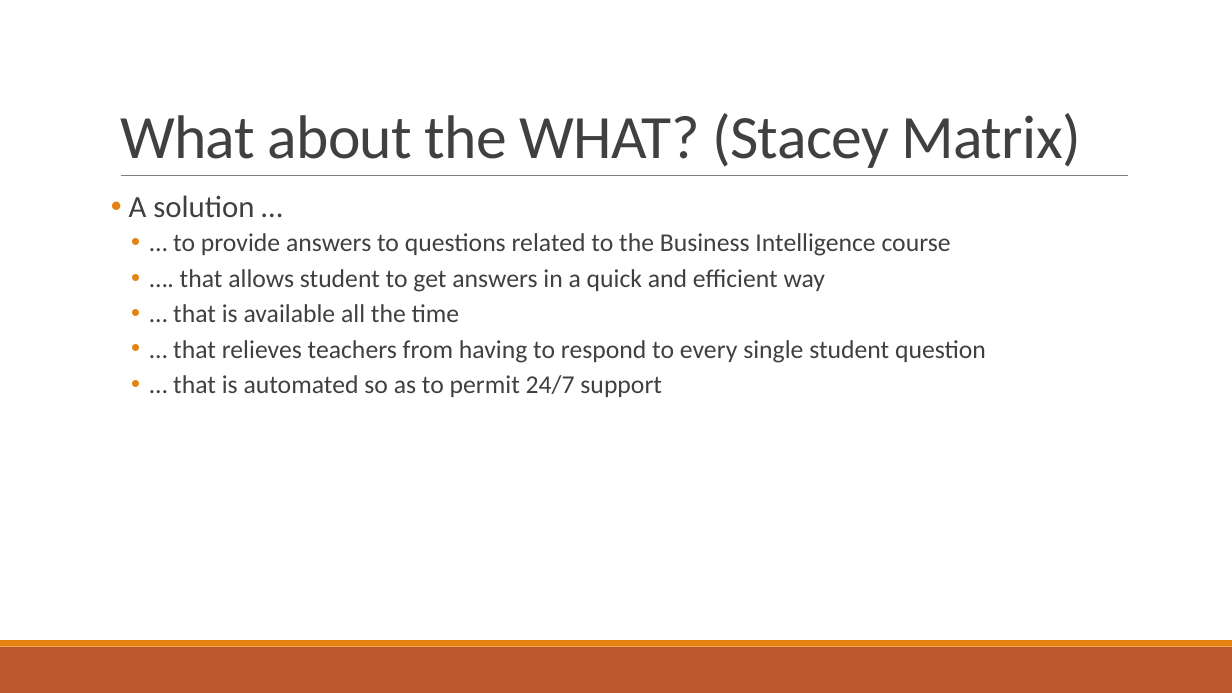
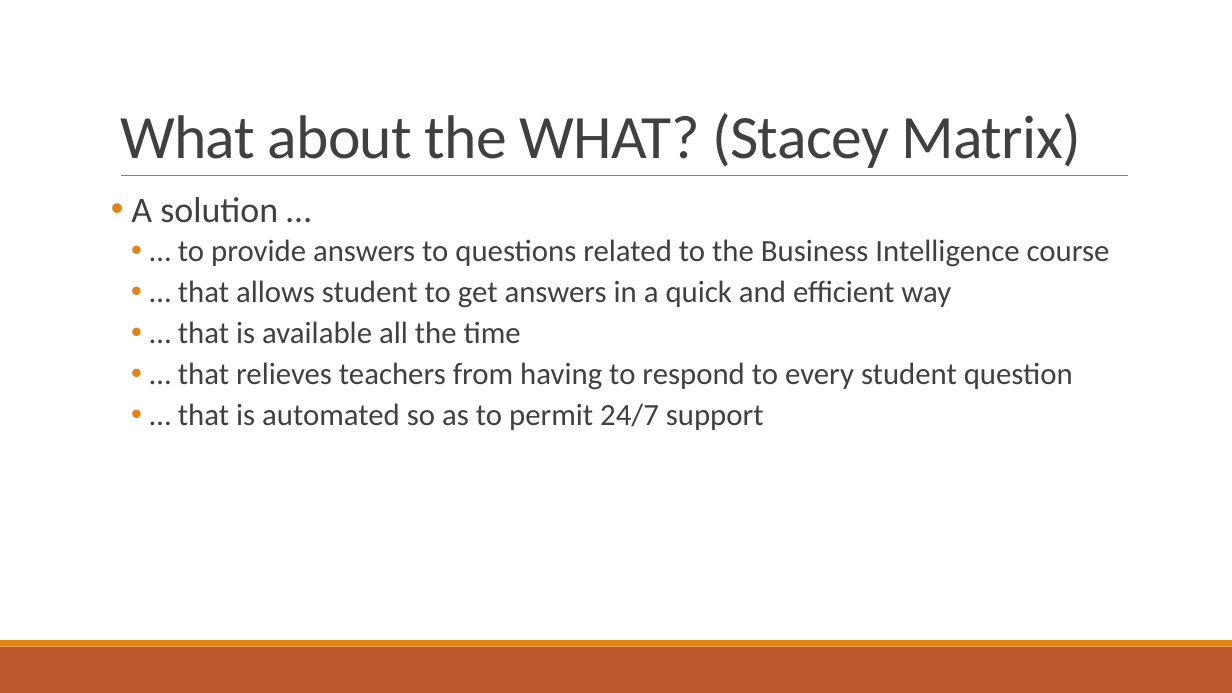
Before and after one commit to AgileBusinessAnalysis/05__TEAM, a slide deck: slide 5 of Prep Pitch.pptx. Drawn at 1232x693 pixels with LibreOffice and Linux fonts; fonts in the diff are those of the drawing. Boxes give left, top, right and bottom in pixels: in the first picture for what was removed or moved away, otherwise in the second. Text is boxed around its words. In the diff, an @@ line names an element or a change of style, - is before the commit and + after.

```diff
--- a/Prep Pitch.pptx
+++ b/Prep Pitch.pptx
@@ text at (131, 197, 1110, 430): size 24 to 28 pt in "A solution …"; size 20 to 24 pt in "… to provide answers to questions related ...", "… that is available all the time", "… that is automated so as to ..." @@
@@ text at (178, 280, 951, 308): text changed; size 20 to 24 pt @@
-  • …. that allows student to get answers in a quick and efficient way
+  • … that allows student to get answers in a quick and efficient way
@@ text at (178, 362, 1073, 390): text changed; size 20 to 24 pt @@
-  • … that relieves teachers from having to respond to every single student question
+  • … that relieves teachers from having to respond to every student question
```
Also in this commit, not shown: 6 other slides changed.
